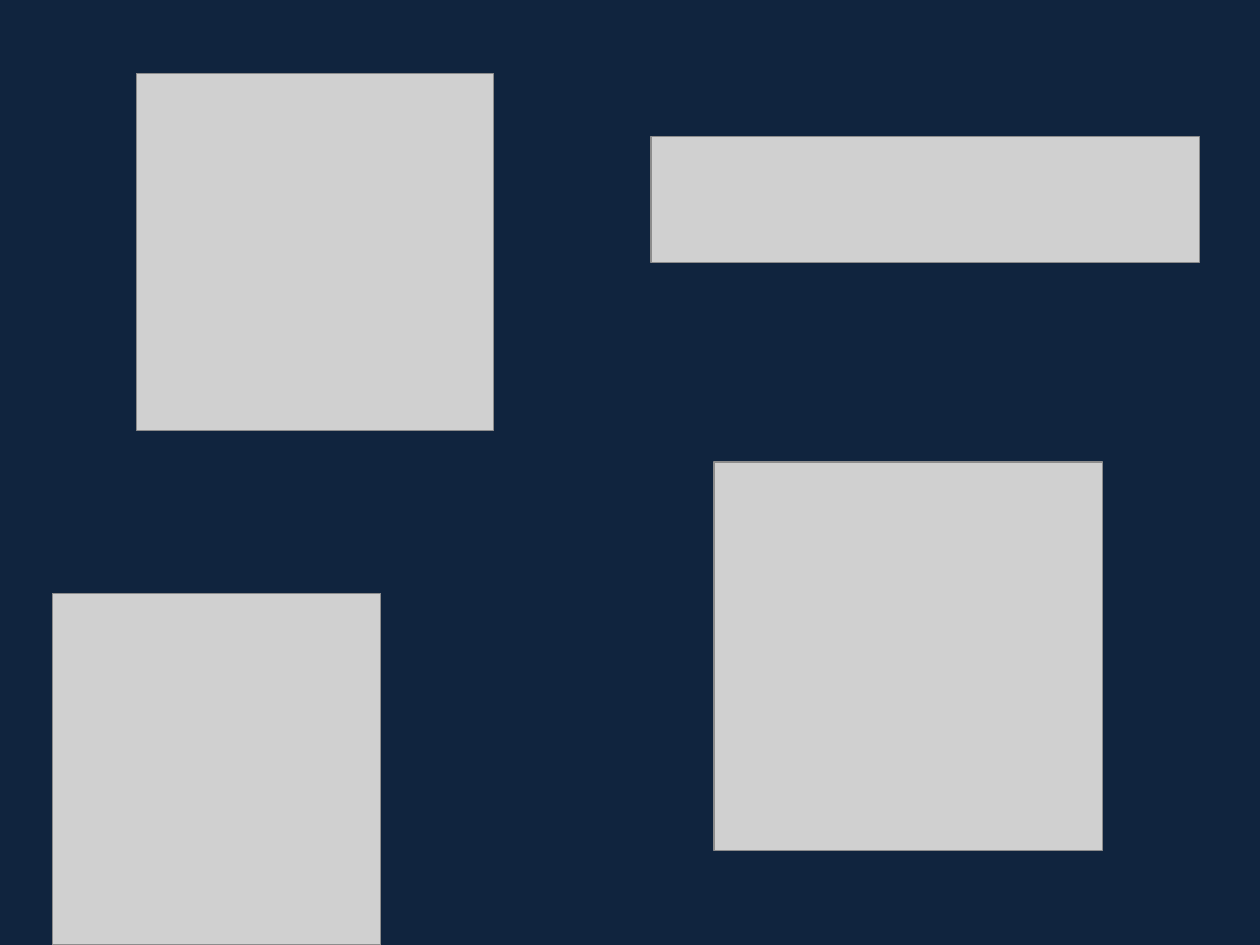
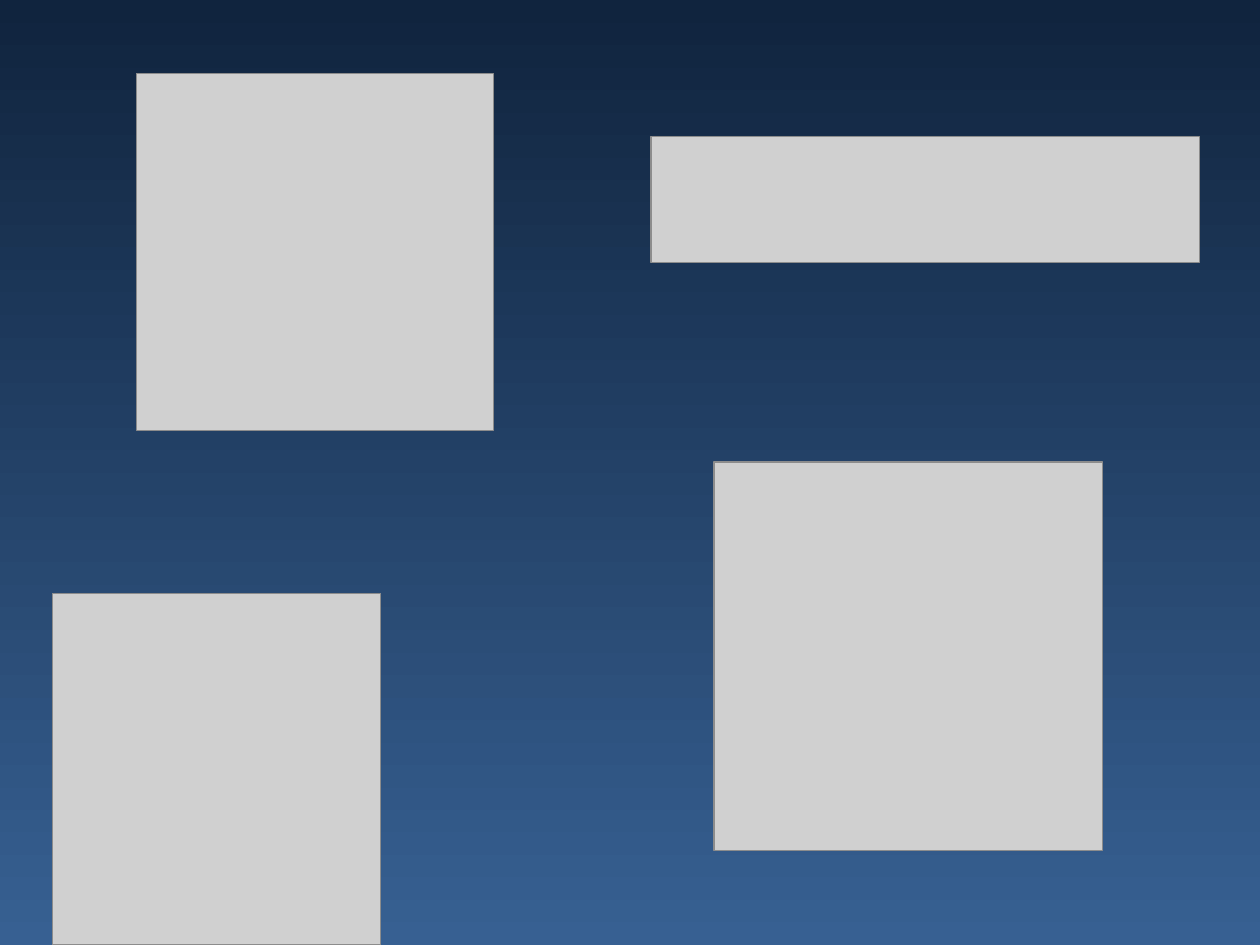
Before and after one commit to juanplopes/ci-alem-do-build, a slide deck: slide 9 of Presentation.pptx (slide 12 before the commit). Drawn at 1260x945 pixels with LibreOffice and Linux fonts; fonts in the diff are those of the drawing; grey boxes stand for pictures. Boxes give left, top, right and bottom in pixels: in the first picture for what was removed or moved away, otherwise in the second. Text is boxed around its words. In the diff, an @@ line names an element or a change of style, - is before the commit and + after.

```diff
--- a/Presentation.pptx
+++ b/Presentation.pptx
@@ background #0F243E to gradient #0F243E to #376092 @@
```
Also in this commit, not shown: 5 other slides changed, 17 slides added, 5 slides removed.
